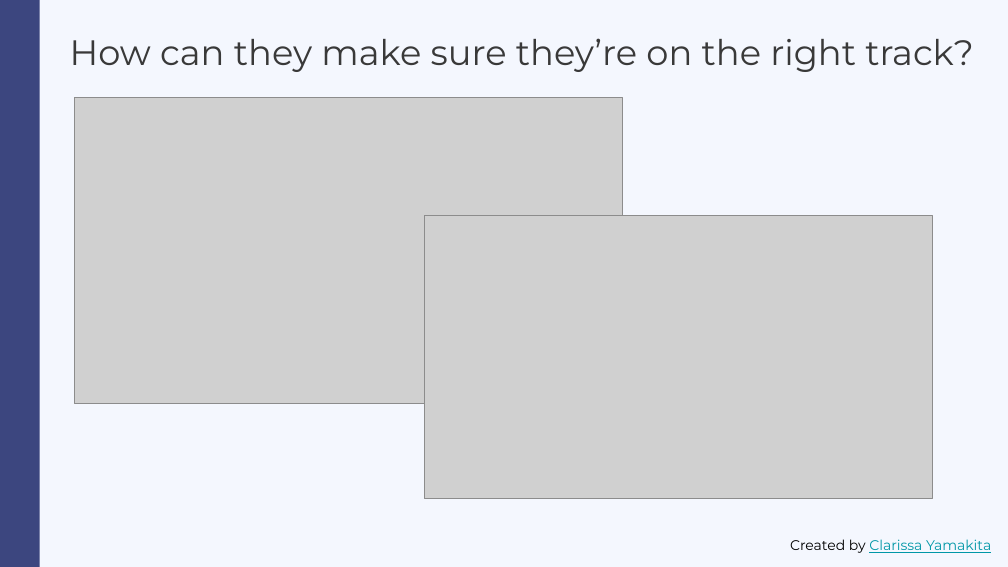
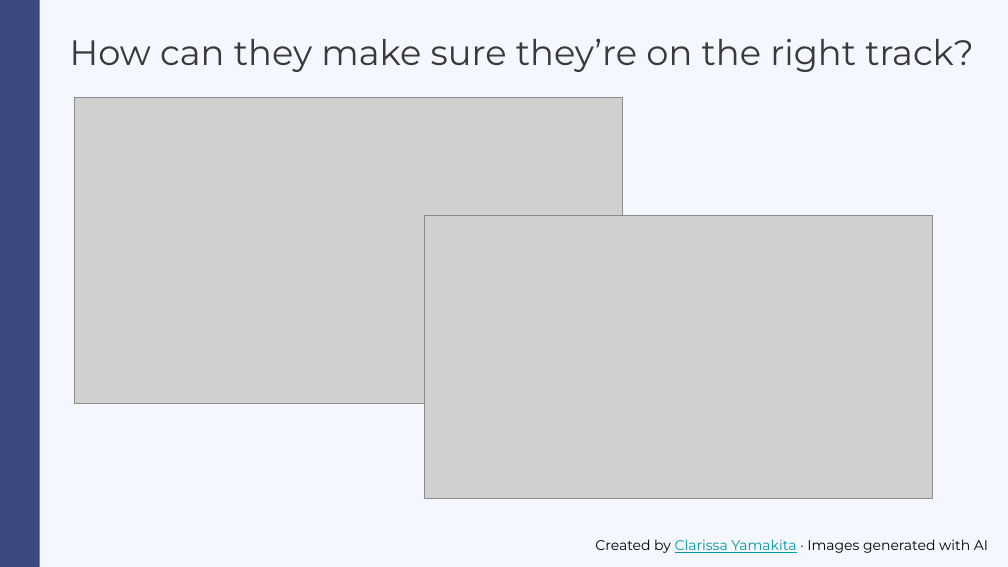
Before and after one commit to clayamakita/personal_finances, a slide deck: slide 5 of assets/Personal Finances - Slide Deck.pptx. Drawn at 1008x567 pixels with LibreOffice and Linux fonts; fonts in the diff are those of the drawing; grey boxes stand for pictures. Boxes give left, top, right and bottom in pixels: in the first picture for what was removed or moved away, otherwise in the second. Text is boxed around its words. In the diff, an @@ line names an element or a change of style, - is before the commit and + after.

Commit message:
Updated slide deck file
Updated slide deck file with adjustments to narrative focusing on problem to be solved. Other small adjustments to wording on the slides. Inclusion of one last slide to file.

```diff
--- a/assets/Personal Finances - Slide Deck.pptx
+++ b/assets/Personal Finances - Slide Deck.pptx
@@ text at box(595, 539, 988, 553): text changed; text colour #0097A7 to #000000 @@
-Created by Clarissa Yamakita
+Created by Clarissa Yamakita · Images generated with AI
```
Also in this commit, not shown: 11 other slides changed, 1 slide added.
